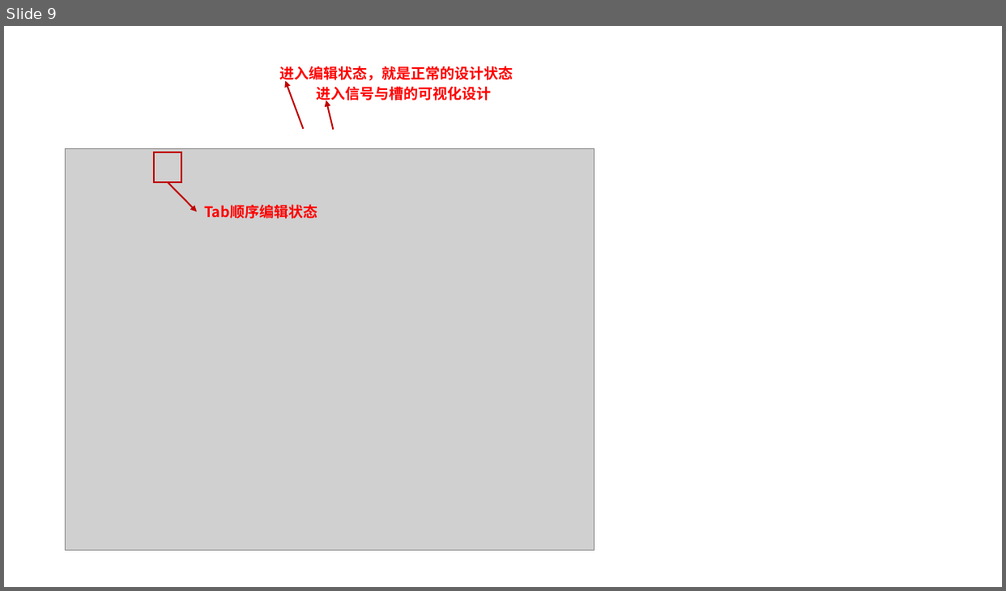
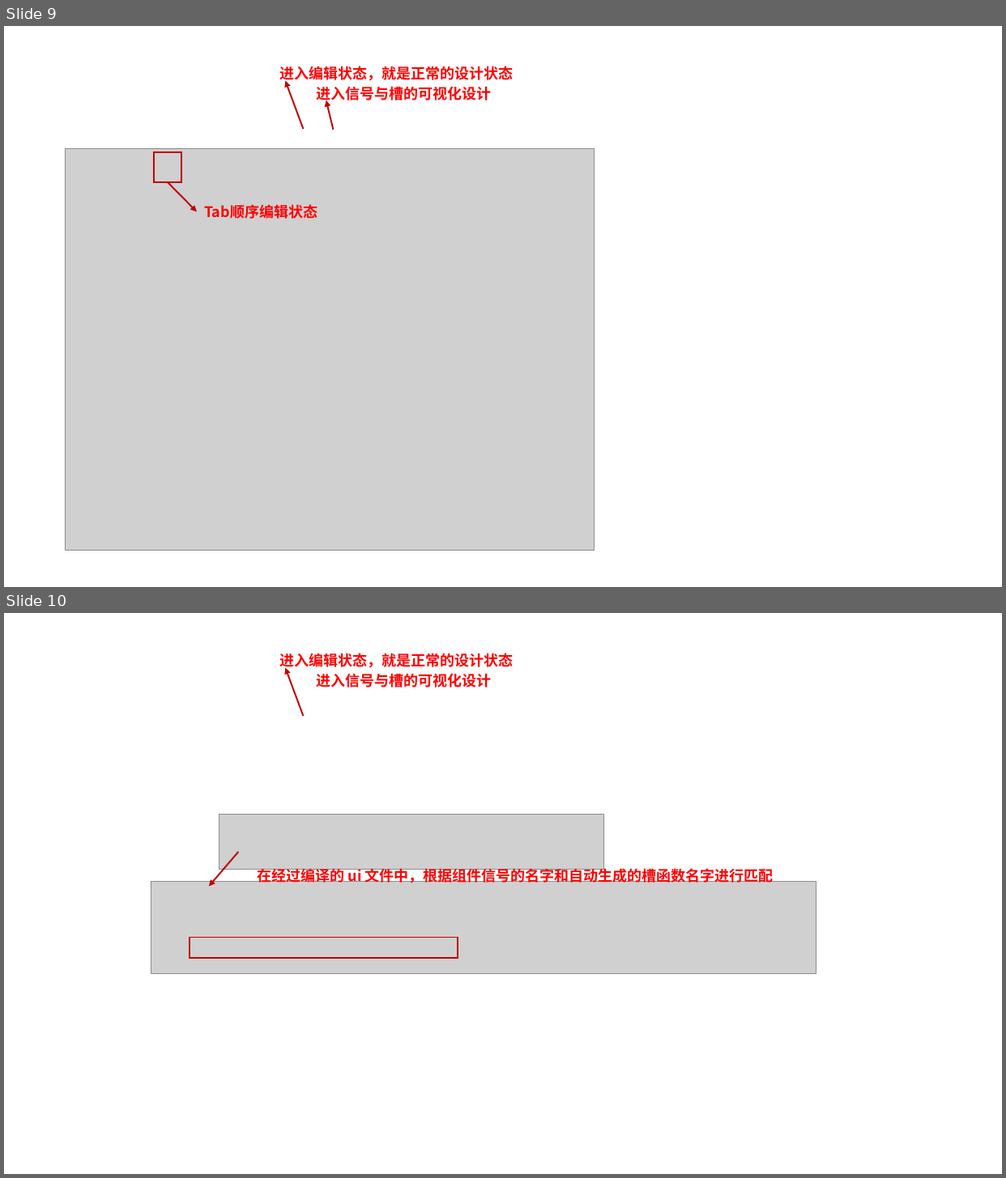
Before and after one commit to LQF376/QtmyLearn, a slide deck: pic.pptx. Shown one above the other, each under a label of ours: slide 9 before the commit, slides 9 and 10 after it. The pictures are 1006x591 and 1006x1178 pixels, drawn with LibreOffice and Linux fonts; fonts in the diff are those of the drawing; grey boxes stand for pictures. Boxes give left, top, right and bottom in pixels: in the first picture for what was removed or moved away, otherwise in the second. Text is boxed around its words. In the diff, an @@ line names an element or a change of style, - is before the commit and + after.

```diff
--- a/pic.pptx
+++ b/pic.pptx
@@ slide 10 added at (x1=4, y1=613, x2=1002, y2=1174), background #FFFFFF @@
@@ text added at (x1=279, y1=653, x2=513, y2=671), 14 pt, text #FF0000, bold @@
+进入编辑状态，就是正常的设计状态
@@ arrow added from (304, 716) to (286, 667), #C00000 1.5 pt @@
@@ text added at (x1=316, y1=673, x2=491, y2=688), 14 pt, text #FF0000, bold @@
+进入信号与槽的可视化设计
@@ picture added at (x1=219, y1=815, x2=603, y2=870) @@
@@ arrow added from (238, 852) to (209, 886), #C00000 1.5 pt @@
@@ text added at (x1=258, y1=867, x2=774, y2=886), 14 pt, text #FF0000, bold @@
+在经过编译的 ui 文件中，根据组件信号的名字和自动生成的槽函数名字进行匹配
@@ picture added at (x1=151, y1=881, x2=816, y2=973) @@
@@ rectangle added at (x1=189, y1=937, x2=458, y2=958), outline #C00000 1.5 pt @@
```
Also in this commit, not shown: 4 other slides added, 15 other files.
